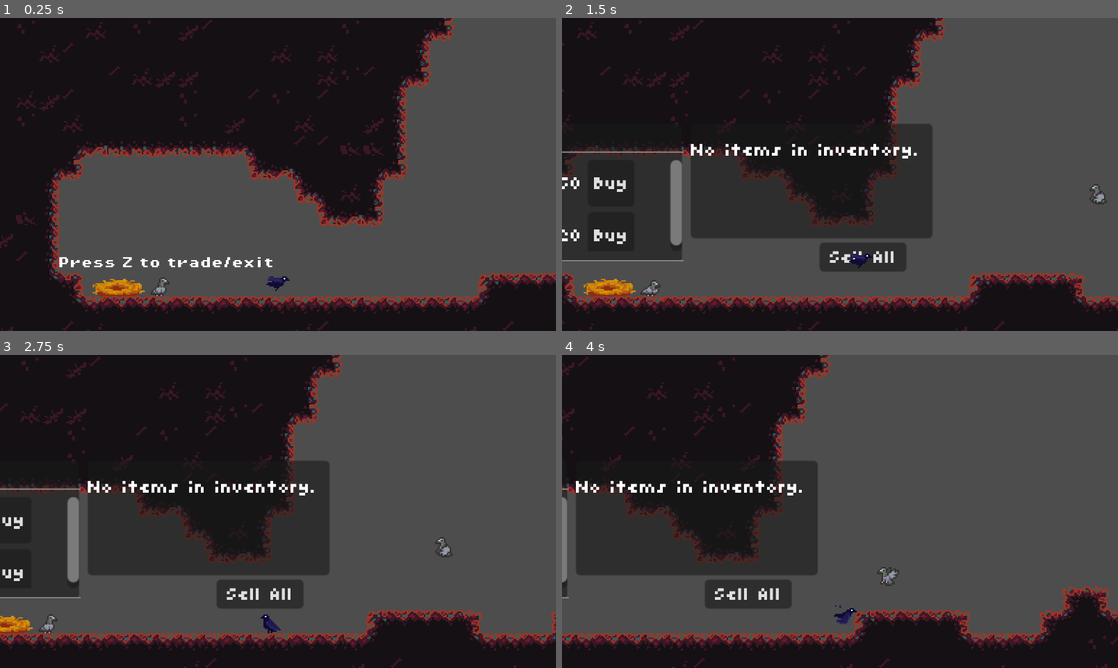
Above: before the commit, frames 1-4 (two rows, left to right).
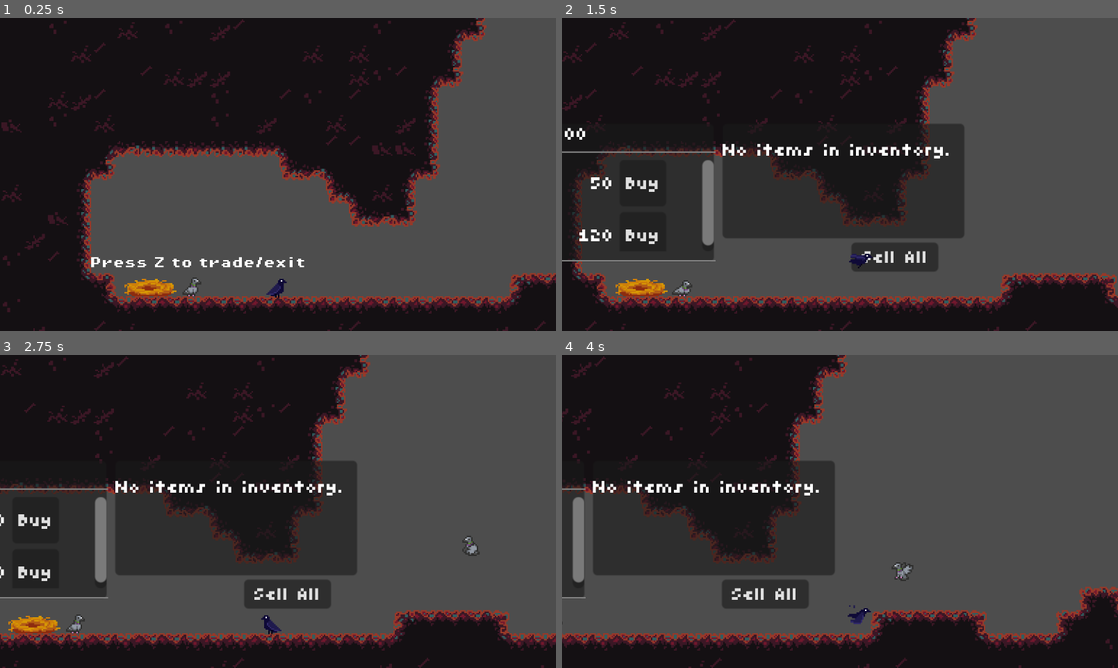
Above: after the commit, the same moments.

Repository: emmadilemma320/ludum_dare_
Game: Godot game, scene res://scenes/game.tscn
The game is run twice, just before and just after one commit, with the same random seed, the same clock (stepped at 60 frames per second) and the same inputs. The engine's default icon, where the game draws it, is replaced by a stand-in: a white triangle on a blue panel in a dark square.
Inputs:
- Up to frame 1 (0.25 s): no input
- Up to frame 2 (1.5 s): tap Z (shop_interact) at 0.5 s; hold Down (dive) 0.53-1.28 s; hold Right (right) from 0.53 s (still down); tap Up (flap) at 0.77, 1.07 s; tap C (interact) at 1.35 s
- Up to frame 3 (2.75 s): tap Up (flap) at 1.52, 1.82 s; release Right (right) at 2.03 s; hold Left (left) from 2.03 s (still down); hold Down (dive) from 2.03 s (still down)
- Up to frame 4 (4 s): release Left (left) at 2.78 s; release Down (dive) at 2.78 s; hold Right (right) from 2.78 s (still down); tap C (interact) at 2.85 s; tap Up (flap) at 3.02, 3.32, 3.77 s; hold Down (dive) from 3.53 s (still down)

The runs differ from the first frame. In frame 1, 18% of the frame differs, in the area x 0-100%, y 0-100%; in frame 2, 18%; in frame 3, 16%; in frame 4, 13%.

Commit message:
Added items

Diff:
--- /dev/null
+++ b/items/coins/copper_coin.tres
@@ -0,0 +1,15 @@
+[gd_resource type="Resource" script_class="Item" load_steps=4 format=3 uid="uid://do4a43rffse5a"]
+
+[ext_resource type="Script" uid="uid://vp7yedolsvk6" path="res://scripts/item.gd" id="1_rff5x"]
+[ext_resource type="Texture2D" uid="uid://djhdj3kg6ibwa" path="res://assets/items.png" id="2_omyqx"]
+
+[sub_resource type="AtlasTexture" id="AtlasTexture_rff5x"]
+atlas = ExtResource("2_omyqx")
+region = Rect2(0, 8, 8, 8)
+
+[resource]
+script = ExtResource("1_rff5x")
+type = "Coin"
+rarity = 1
+texture = SubResource("AtlasTexture_rff5x")
+metadata/_custom_type_script = "uid://vp7yedolsvk6"
--- /dev/null
+++ b/items/coins/gold_coin.tres
@@ -0,0 +1,15 @@
+[gd_resource type="Resource" script_class="Item" load_steps=4 format=3 uid="uid://bf1ks1kip62w"]
+
+[ext_resource type="Script" uid="uid://vp7yedolsvk6" path="res://scripts/item.gd" id="1_notxe"]
+[ext_resource type="Texture2D" uid="uid://djhdj3kg6ibwa" path="res://assets/items.png" id="2_gcqvk"]
+
+[sub_resource type="AtlasTexture" id="AtlasTexture_7u81m"]
+atlas = ExtResource("2_gcqvk")
+region = Rect2(0, 24, 8, 8)
+
+[resource]
+script = ExtResource("1_notxe")
+type = "Coin"
+rarity = 3
+texture = SubResource("AtlasTexture_7u81m")
+metadata/_custom_type_script = "uid://vp7yedolsvk6"
--- /dev/null
+++ b/items/coins/rusted_coin.tres
@@ -0,0 +1,15 @@
+[gd_resource type="Resource" script_class="Item" load_steps=4 format=3 uid="uid://ddp0rkfrwqdt"]
+
+[ext_resource type="Script" uid="uid://vp7yedolsvk6" path="res://scripts/item.gd" id="1_cdh32"]
+[ext_resource type="Texture2D" uid="uid://djhdj3kg6ibwa" path="res://assets/items.png" id="2_r2bpa"]
+
+[sub_resource type="AtlasTexture" id="AtlasTexture_q3xwe"]
+atlas = ExtResource("2_r2bpa")
+region = Rect2(0, 0, 8, 8)
+
+[resource]
+script = ExtResource("1_cdh32")
+type = "Coin"
+rarity = 0
+texture = SubResource("AtlasTexture_q3xwe")
+metadata/_custom_type_script = "uid://vp7yedolsvk6"
--- /dev/null
+++ b/items/coins/silver_coin.tres
@@ -0,0 +1,15 @@
+[gd_resource type="Resource" script_class="Item" load_steps=4 format=3 uid="uid://cvtm106tvxml7"]
+
+[ext_resource type="Script" uid="uid://vp7yedolsvk6" path="res://scripts/item.gd" id="1_tjhcu"]
+[ext_resource type="Texture2D" uid="uid://djhdj3kg6ibwa" path="res://assets/items.png" id="2_capbn"]
+
+[sub_resource type="AtlasTexture" id="AtlasTexture_1eef7"]
+atlas = ExtResource("2_capbn")
+region = Rect2(0, 16, 8, 8)
+
+[resource]
+script = ExtResource("1_tjhcu")
+type = "Coin"
+rarity = 2
+texture = SubResource("AtlasTexture_1eef7")
+metadata/_custom_type_script = "uid://vp7yedolsvk6"
--- /dev/null
+++ b/items/gold_crown.tres
@@ -0,0 +1,15 @@
+[gd_resource type="Resource" script_class="Item" load_steps=4 format=3 uid="uid://dyms2iporguxj"]
+
+[ext_resource type="Script" uid="uid://vp7yedolsvk6" path="res://scripts/item.gd" id="1_pp3oq"]
+[ext_resource type="Texture2D" uid="uid://djhdj3kg6ibwa" path="res://assets/items.png" id="2_ie6g5"]
+
+[sub_resource type="AtlasTexture" id="AtlasTexture_pe511"]
+atlas = ExtResource("2_ie6g5")
+region = Rect2(32, 0, 8, 8)
+
+[resource]
+script = ExtResource("1_pp3oq")
+type = "Crown"
+rarity = 3
+texture = SubResource("AtlasTexture_pe511")
+metadata/_custom_type_script = "uid://vp7yedolsvk6"
--- /dev/null
+++ b/items/necklaces/copper_necklace.tres
@@ -0,0 +1,15 @@
+[gd_resource type="Resource" script_class="Item" load_steps=4 format=3 uid="uid://d3qanldqcqcrm"]
+
+[ext_resource type="Script" uid="uid://vp7yedolsvk6" path="res://scripts/item.gd" id="1_am1hi"]
+[ext_resource type="Texture2D" uid="uid://djhdj3kg6ibwa" path="res://assets/items.png" id="2_q1gux"]
+
+[sub_resource type="AtlasTexture" id="AtlasTexture_jv7v7"]
+atlas = ExtResource("2_q1gux")
+region = Rect2(24, 8, 8, 8)
+
+[resource]
+script = ExtResource("1_am1hi")
+type = "Necklace"
+rarity = 1
+texture = SubResource("AtlasTexture_jv7v7")
+metadata/_custom_type_script = "uid://vp7yedolsvk6"
--- /dev/null
+++ b/items/necklaces/gold_necklace.tres
@@ -0,0 +1,15 @@
+[gd_resource type="Resource" script_class="Item" load_steps=4 format=3 uid="uid://b3wmt7a722lxn"]
+
+[ext_resource type="Script" uid="uid://vp7yedolsvk6" path="res://scripts/item.gd" id="1_1igio"]
+[ext_resource type="Texture2D" uid="uid://djhdj3kg6ibwa" path="res://assets/items.png" id="2_33w2h"]
+
+[sub_resource type="AtlasTexture" id="AtlasTexture_g3e2o"]
+atlas = ExtResource("2_33w2h")
+region = Rect2(24, 24, 8, 8)
+
+[resource]
+script = ExtResource("1_1igio")
+type = "Necklace"
+rarity = 3
+texture = SubResource("AtlasTexture_g3e2o")
+metadata/_custom_type_script = "uid://vp7yedolsvk6"
--- /dev/null
+++ b/items/necklaces/rusted_necklace.tres
@@ -0,0 +1,15 @@
+[gd_resource type="Resource" script_class="Item" load_steps=4 format=3 uid="uid://nek3chdy70fc"]
+
+[ext_resource type="Script" uid="uid://vp7yedolsvk6" path="res://scripts/item.gd" id="1_u58lj"]
+[ext_resource type="Texture2D" uid="uid://djhdj3kg6ibwa" path="res://assets/items.png" id="2_fi82w"]
+
+[sub_resource type="AtlasTexture" id="AtlasTexture_pcquf"]
+atlas = ExtResource("2_fi82w")
+region = Rect2(24, 0, 8, 8)
+
+[resource]
+script = ExtResource("1_u58lj")
+type = "Necklace"
+rarity = 0
+texture = SubResource("AtlasTexture_pcquf")
+metadata/_custom_type_script = "uid://vp7yedolsvk6"
--- /dev/null
+++ b/items/necklaces/silver_necklace.tres
@@ -0,0 +1,15 @@
+[gd_resource type="Resource" script_class="Item" load_steps=4 format=3 uid="uid://debbpc3ncgox"]
+
+[ext_resource type="Script" uid="uid://vp7yedolsvk6" path="res://scripts/item.gd" id="1_x0pv3"]
+[ext_resource type="Texture2D" uid="uid://djhdj3kg6ibwa" path="res://assets/items.png" id="2_1nl5u"]
+
+[sub_resource type="AtlasTexture" id="AtlasTexture_qd1cu"]
+atlas = ExtResource("2_1nl5u")
+region = Rect2(24, 16, 8, 8)
+
+[resource]
+script = ExtResource("1_x0pv3")
+type = "Necklace"
+rarity = 2
+texture = SubResource("AtlasTexture_qd1cu")
+metadata/_custom_type_script = "uid://vp7yedolsvk6"
--- /dev/null
+++ b/items/rings/copper_ring.tres
@@ -0,0 +1,15 @@
+[gd_resource type="Resource" script_class="Item" load_steps=4 format=3 uid="uid://rm6mls8p3p36"]
+
+[ext_resource type="Script" uid="uid://vp7yedolsvk6" path="res://scripts/item.gd" id="1_3beis"]
+[ext_resource type="Texture2D" uid="uid://djhdj3kg6ibwa" path="res://assets/items.png" id="2_utigr"]
+
+[sub_resource type="AtlasTexture" id="AtlasTexture_wxko6"]
+atlas = ExtResource("2_utigr")
+region = Rect2(8, 0, 8, 8)
+
+[resource]
+script = ExtResource("1_3beis")
+type = "Ring"
+rarity = 1
+texture = SubResource("AtlasTexture_wxko6")
+metadata/_custom_type_script = "uid://vp7yedolsvk6"
--- /dev/null
+++ b/items/rings/gold_ring.tres
@@ -0,0 +1,15 @@
+[gd_resource type="Resource" script_class="Item" load_steps=4 format=3 uid="uid://jofiyfiq3msk"]
+
+[ext_resource type="Script" uid="uid://vp7yedolsvk6" path="res://scripts/item.gd" id="1_ciyoy"]
+[ext_resource type="Texture2D" uid="uid://djhdj3kg6ibwa" path="res://assets/items.png" id="2_ro8vb"]
+
+[sub_resource type="AtlasTexture" id="AtlasTexture_mfgct"]
+atlas = ExtResource("2_ro8vb")
+region = Rect2(8, 24, 8, 8)
+
+[resource]
+script = ExtResource("1_ciyoy")
+type = "Ring"
+rarity = 3
+texture = SubResource("AtlasTexture_mfgct")
+metadata/_custom_type_script = "uid://vp7yedolsvk6"
--- /dev/null
+++ b/items/rings/rusted_ring.tres
@@ -0,0 +1,15 @@
+[gd_resource type="Resource" script_class="Item" load_steps=4 format=3 uid="uid://cwh8ftjoeava2"]
+
+[ext_resource type="Script" uid="uid://vp7yedolsvk6" path="res://scripts/item.gd" id="1_ukjku"]
+[ext_resource type="Texture2D" uid="uid://djhdj3kg6ibwa" path="res://assets/items.png" id="2_otr8w"]
+
+[sub_resource type="AtlasTexture" id="AtlasTexture_diubb"]
+atlas = ExtResource("2_otr8w")
+region = Rect2(8, 0, 8, 8)
+
+[resource]
+script = ExtResource("1_ukjku")
+type = "Ring"
+rarity = 0
+texture = SubResource("AtlasTexture_diubb")
+metadata/_custom_type_script = "uid://vp7yedolsvk6"
--- /dev/null
+++ b/items/rings/silver_ring.tres
@@ -0,0 +1,15 @@
+[gd_resource type="Resource" script_class="Item" load_steps=4 format=3 uid="uid://bhwxlfs6t588v"]
+
+[ext_resource type="Script" uid="uid://vp7yedolsvk6" path="res://scripts/item.gd" id="1_xnewb"]
+[ext_resource type="Texture2D" uid="uid://djhdj3kg6ibwa" path="res://assets/items.png" id="2_g1p2w"]
+
+[sub_resource type="AtlasTexture" id="AtlasTexture_oc78p"]
+atlas = ExtResource("2_g1p2w")
+region = Rect2(8, 16, 8, 8)
+
+[resource]
+script = ExtResource("1_xnewb")
+type = "Ring"
+rarity = 2
+texture = SubResource("AtlasTexture_oc78p")
+metadata/_custom_type_script = "uid://vp7yedolsvk6"
--- a/items/rusty_watch.tres
+++ /dev/null
@@ -1,11 +0,0 @@
-[gd_resource type="Resource" script_class="Item" load_steps=3 format=3 uid="uid://ddp0rkfrwqdt"]
-
-[ext_resource type="Script" uid="uid://vp7yedolsvk6" path="res://scripts/item.gd" id="1_7jjfi"]
-[ext_resource type="Texture2D" uid="uid://cgqwjhuwj724q" path="res://icon.svg" id="2_enmgp"]
-
-[resource]
-script = ExtResource("1_7jjfi")
-type = "watch"
-rarity = 0
-texture = ExtResource("2_enmgp")
-metadata/_custom_type_script = "uid://vp7yedolsvk6"
--- /dev/null
+++ b/items/watches/copper_watch.tres
@@ -0,0 +1,15 @@
+[gd_resource type="Resource" script_class="Item" load_steps=4 format=3 uid="uid://blwvyqck661ea"]
+
+[ext_resource type="Script" uid="uid://vp7yedolsvk6" path="res://scripts/item.gd" id="1_2tgyf"]
+[ext_resource type="Texture2D" uid="uid://djhdj3kg6ibwa" path="res://assets/items.png" id="2_bbfwm"]
+
+[sub_resource type="AtlasTexture" id="AtlasTexture_16cmr"]
+atlas = ExtResource("2_bbfwm")
+region = Rect2(16, 8, 8, 8)
+
+[resource]
+script = ExtResource("1_2tgyf")
+type = "Watch"
+rarity = 1
+texture = SubResource("AtlasTexture_16cmr")
+metadata/_custom_type_script = "uid://vp7yedolsvk6"
--- /dev/null
+++ b/items/watches/gold_watch.tres
@@ -0,0 +1,15 @@
+[gd_resource type="Resource" script_class="Item" load_steps=4 format=3 uid="uid://dow4ymq1mnyvl"]
+
+[ext_resource type="Script" uid="uid://vp7yedolsvk6" path="res://scripts/item.gd" id="1_lbhqd"]
+[ext_resource type="Texture2D" uid="uid://djhdj3kg6ibwa" path="res://assets/items.png" id="2_3ufu8"]
+
+[sub_resource type="AtlasTexture" id="AtlasTexture_jm7ev"]
+atlas = ExtResource("2_3ufu8")
+region = Rect2(16, 24, 8, 8)
+
+[resource]
+script = ExtResource("1_lbhqd")
+type = "Watch"
+rarity = 3
+texture = SubResource("AtlasTexture_jm7ev")
+metadata/_custom_type_script = "uid://vp7yedolsvk6"
--- /dev/null
+++ b/items/watches/rusted_watch.tres
@@ -0,0 +1,15 @@
+[gd_resource type="Resource" script_class="Item" load_steps=4 format=3 uid="uid://cyf720r84mp6l"]
+
+[ext_resource type="Script" uid="uid://vp7yedolsvk6" path="res://scripts/item.gd" id="1_dbq32"]
+[ext_resource type="Texture2D" uid="uid://djhdj3kg6ibwa" path="res://assets/items.png" id="2_hj7sd"]
+
+[sub_resource type="AtlasTexture" id="AtlasTexture_83hxi"]
+atlas = ExtResource("2_hj7sd")
+region = Rect2(16, 0, 8, 8)
+
+[resource]
+script = ExtResource("1_dbq32")
+type = "Watch"
+rarity = 0
+texture = SubResource("AtlasTexture_83hxi")
+metadata/_custom_type_script = "uid://vp7yedolsvk6"
--- /dev/null
+++ b/items/watches/silver_watch.tres
@@ -0,0 +1,15 @@
+[gd_resource type="Resource" script_class="Item" load_steps=4 format=3 uid="uid://dglf43eki6mil"]
+
+[ext_resource type="Script" uid="uid://vp7yedolsvk6" path="res://scripts/item.gd" id="1_nlkfj"]
+[ext_resource type="Texture2D" uid="uid://djhdj3kg6ibwa" path="res://assets/items.png" id="2_ffsnq"]
+
+[sub_resource type="AtlasTexture" id="AtlasTexture_x1orq"]
+atlas = ExtResource("2_ffsnq")
+region = Rect2(16, 16, 8, 8)
+
+[resource]
+script = ExtResource("1_nlkfj")
+type = "Ring"
+rarity = 2
+texture = SubResource("AtlasTexture_x1orq")
+metadata/_custom_type_script = "uid://vp7yedolsvk6"
--- a/scenes/game.tscn
+++ b/scenes/game.tscn
@@ -3,7 +3,7 @@
 [ext_resource type="PackedScene" uid="uid://t8uj4rip1u3i" path="res://scenes/player.tscn" id="1_yqjtg"]
 [ext_resource type="PackedScene" uid="uid://c34tfkbvcpa58" path="res://scenes/crow_enemy.tscn" id="2_lnu2h"]
 [ext_resource type="PackedScene" uid="uid://bgukh7keafv8t" path="res://scenes/item_sparkle.tscn" id="3_lnu2h"]
-[ext_resource type="Resource" uid="uid://ddp0rkfrwqdt" path="res://items/rusty_watch.tres" id="4_lbhrr"]
+[ext_resource type="Resource" uid="uid://dyms2iporguxj" path="res://items/gold_crown.tres" id="4_u5sy4"]
 [ext_resource type="Texture2D" uid="uid://pfqay6ok4qi0" path="res://assets/tileset_garbage.png" id="6_gee14"]
 [ext_resource type="PackedScene" uid="uid://bg55fw80edhf8" path="res://Homebase/merchant.tscn" id="6_p57ef"]
 [ext_resource type="Texture2D" uid="uid://dr05l58s3l1c6" path="res://assets/nest.png" id="6_u5sy4"]
@@ -327,7 +327,7 @@
 
 [node name="Player" parent="." instance=ExtResource("1_yqjtg")]
 z_index = 5
-position = Vector2(-250, 53)
+position = Vector2(-272, 58)
 
 [node name="CrowEnemy" parent="." instance=ExtResource("2_lnu2h")]
 z_index = 5
@@ -335,7 +335,7 @@
 
 [node name="ItemSparkle" parent="." instance=ExtResource("3_lnu2h")]
 position = Vector2(80, 48)
-item = ExtResource("4_lbhrr")
+item = ExtResource("4_u5sy4")
 
 [node name="Foreground" type="TileMapLayer" parent="."]
 tile_map_data = PackedByteArray("AAD6/wQAAgAEAAMAAAD7/wQAAgAEAAMAAAD8/wQAAgAEAAMAAAD9/wQAAgAFAAIAAAD+/wQAAgAEAAEAAAD//w …(18464 unchanged characters)…
Binary file added: assets/items.png
Not shown, added: assets/items.png.import
